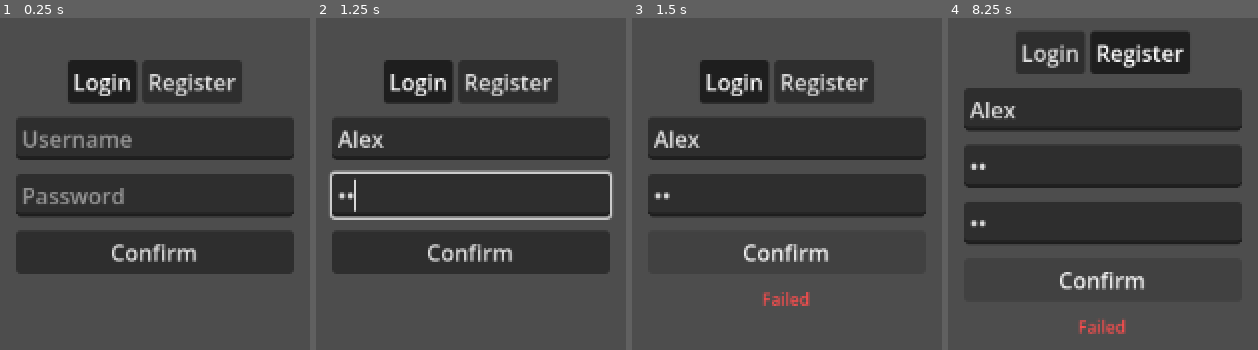
Above: before the commit, frames 1-4 (left to right).
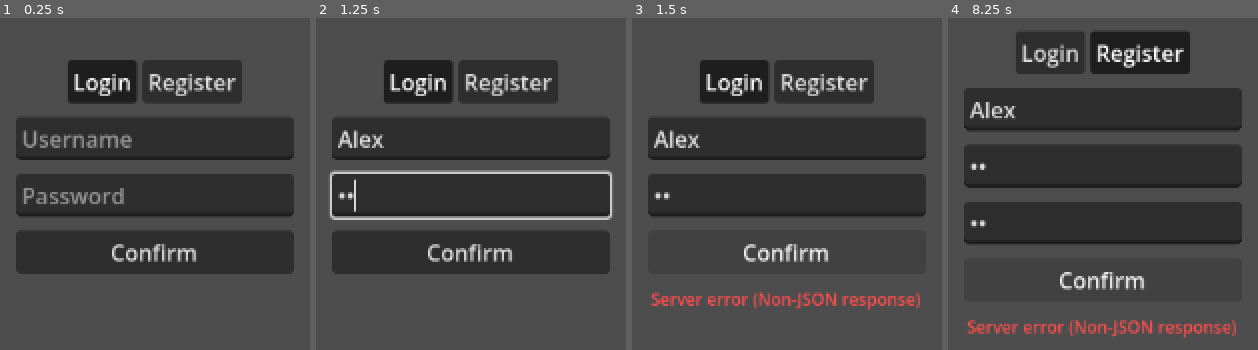
Above: after the commit, the same moments.

Repository: EN-rain/TypeDuel
Game: Godot game, scene res://scenes/ui/login_scene.tscn
Two runs of this game, one before a commit and one after it. Both use one fixed random seed, a clock stepped at 60 frames per second and the inputs below.
Inputs (mouse positions are in pixels of both pictures, inside the frame that each line leads up to):
- Up to frame 1 (0.25 s): no input
- Up to frame 2 (1.25 s): click (471, 137) at 0.52 s; type "Alex" at 0.6 s; click (471, 193) at 0.75 s; type "12" at 0.83 s
- Up to frame 3 (1.5 s): click "Confirm" at 1.25 s
- Up to frame 4 (8.25 s): click "Confirm" at 2 s; click "Login" at 2.75 s; click "Register" at 3.5 s; click (1103, 223) at 4.27 s; type "12" at 4.35 s; click "Login" at 5 s; click "Register" at 5.75 s; click "Login" at 6.5 s; click "Register" at 7.25 s; click "Confirm" at 8 s

Frames 1-2 are identical in both runs. In frame 3, 2.0% of the frame differs, in the area x 6-93%, y 82-88%; in frame 4, 1.9%.

Commit message:
fix auth errors and add validation

Diff:
--- a/game/scenes/ui/login_scene.gd
+++ b/game/scenes/ui/login_scene.gd
@@ -48,7 +48,13 @@
 
 func _on_request_completed(result, response_code, headers, body):
 	confirm_button.disabled = false
-	var response = JSON.parse_string(body.get_string_from_utf8())
+	var body_string = body.get_string_from_utf8()
+	var response = JSON.parse_string(body_string)
+
+	if response == null:
+		error_label.text = "Server error (Non-JSON response)"
+		print("Raw Body: ", body_string)
+		return
 
 	if response_code in [200, 201]:
 		if is_login_mode:
Not shown, changed: server/controllers/authController.js
Not shown, changed: server/index.js
